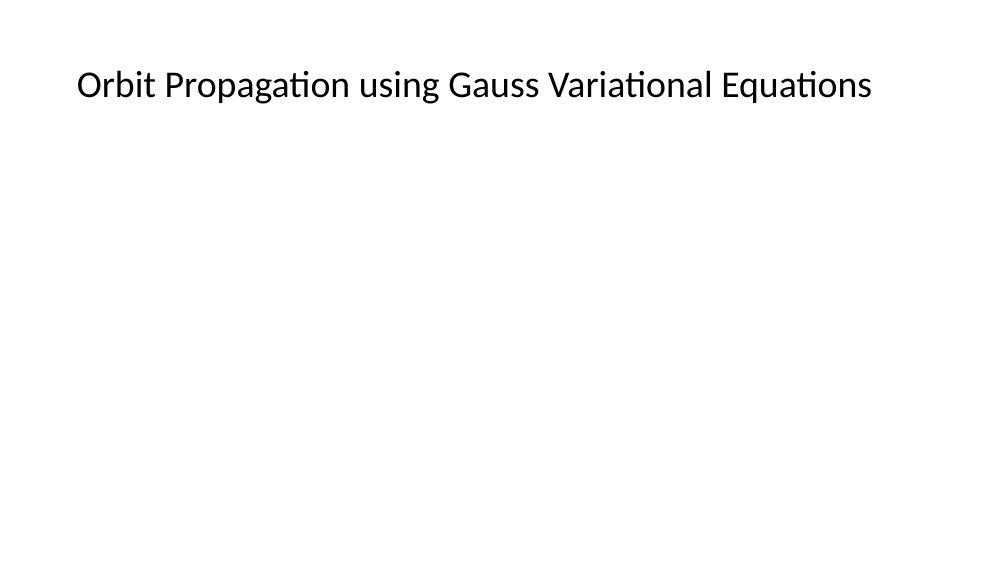
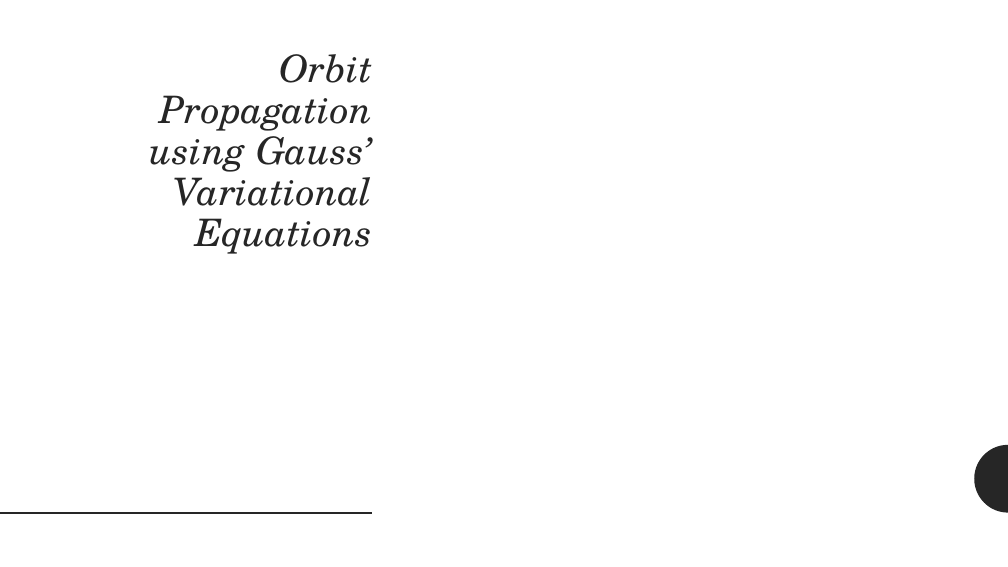
Before and after one commit to gankoji/ame557-proj2, a slide deck: slide 7 of Presentation_Slides/AME 557 Project 2 Outline.pptx (slide 6 before the commit). Drawn at 1008x567 pixels with LibreOffice and Linux fonts; fonts in the diff are those of the drawing; grey boxes stand for pictures. Boxes give left, top, right and bottom in pixels: in the first picture for what was removed or moved away, otherwise in the second. Text is boxed around its words. In the diff, an @@ line names an element or a change of style, - is before the commit and + after.

```diff
--- a/Presentation_Slides/AME 557 Project 2 Outline.pptx
+++ b/Presentation_Slides/AME 557 Project 2 Outline.pptx
@@ text "Orbit Propagation using Gauss’ Variational ..." at box(150, 54, 373, 254): vertical alignment middle to top @@
@@ text at box(150, 54, 373, 254): text changed; font Calibri to TeX Gyre Schola; text colour #000000 to #262626; italic on @@
-Orbit Propagation using Gauss Variational Equations
+Orbit Propagation using Gauss’ Variational Equations
@@ freeform shape added at box(975, 445, 1008, 513), fill #262626 @@
@@ line added from (0, 513) to (372, 513), #262626 2 pt @@
```
Also in this commit, not shown: 6 other slides changed, 3 slides added, 1 slide removed.
